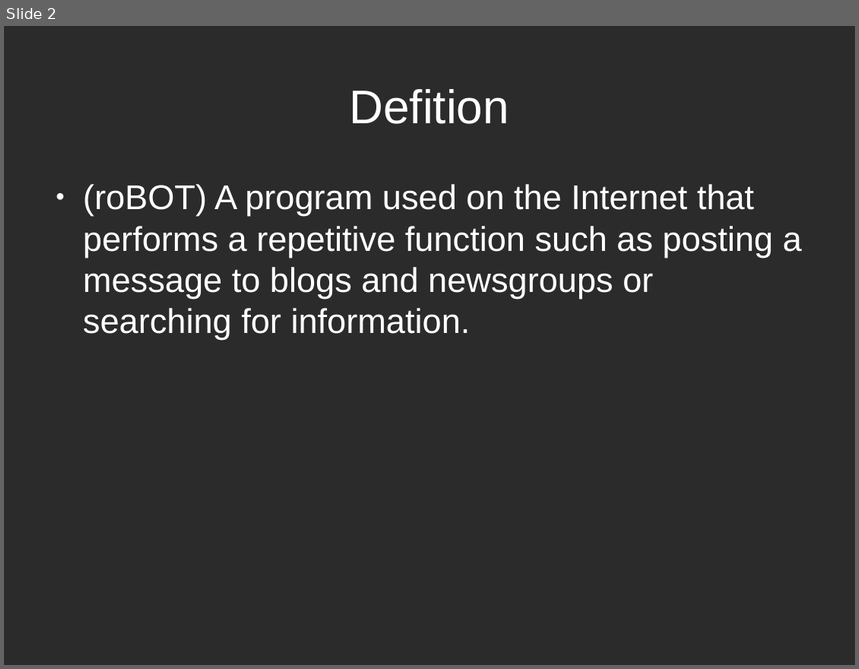
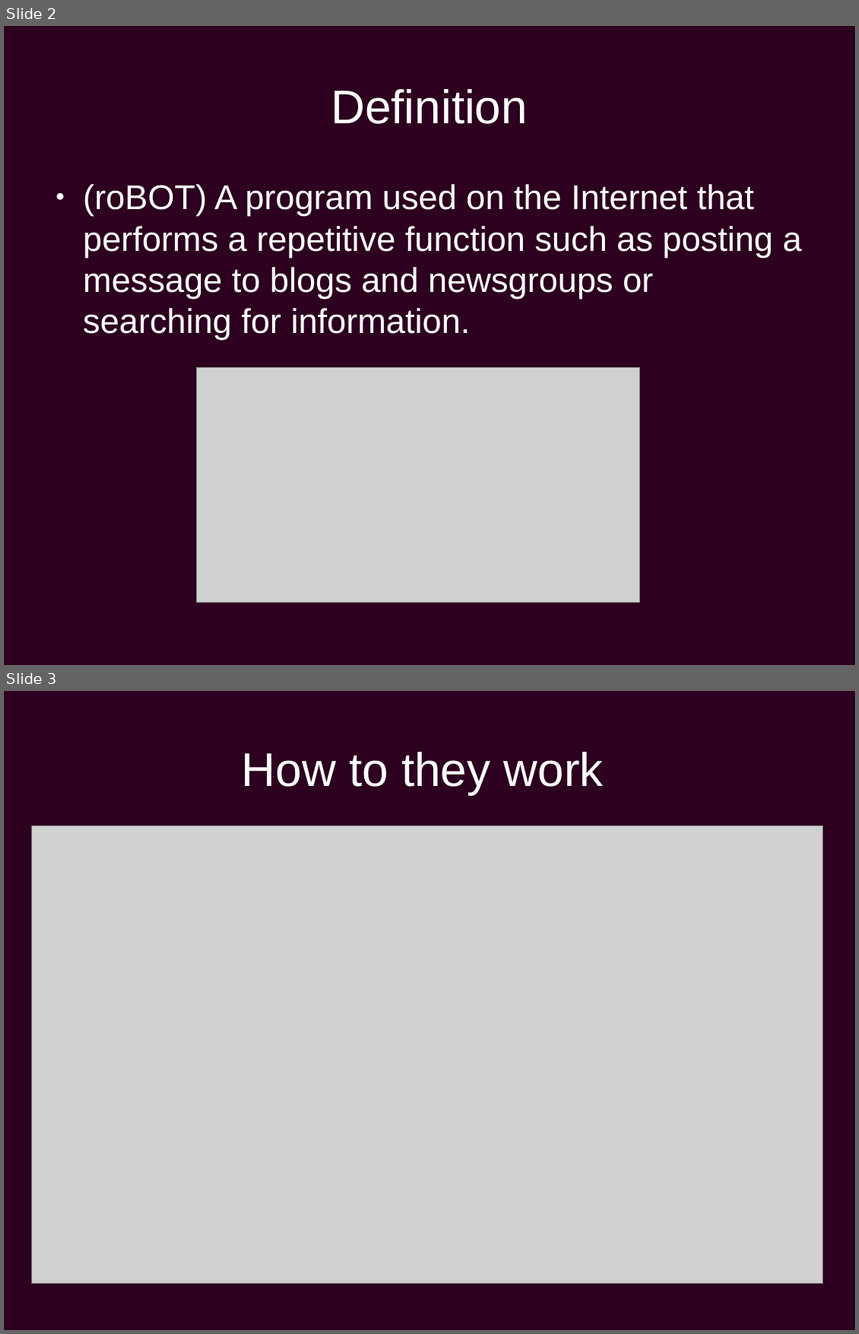
Before and after one commit to gitalry/Yusudd, a slide deck: bots.odp. Shown one above the other, each under a label of ours: slide 2 before the commit, slides 2 and 3 after it. The pictures are 859x669 and 859x1334 pixels, drawn with LibreOffice and Linux fonts; fonts in the diff are those of the drawing; grey boxes stand for pictures; background and template pictures are left out; a plain dark background stands for a picture behind light text. Boxes give left, top, right and bottom in pixels: in the first picture for what was removed or moved away, otherwise in the second. Text is boxed around its words. In the diff, an @@ line names an element or a change of style, - is before the commit and + after.

```diff
--- a/bots.odp
+++ b/bots.odp
@@ slide 3 added at [4, 691, 855, 1330], background #2C001E @@
@@ title added at [242, 752, 604, 794], 44 pt, text #FFFFFF @@
+How to they work
@@ picture added at [32, 826, 823, 1284] @@
@@ slide 2 changed as well @@
@@ background picture (left out) to #2C001E @@
@@ title at [331, 89, 528, 124]: text changed @@
-Defition
+Definition
@@ picture added at [196, 367, 639, 602] @@
```
Also in this commit, not shown: 1 other slide changed, 2 other slides added, 1 slide removed, 1 other file.
